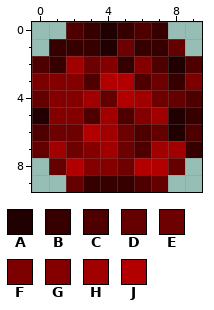
Pixel-art sprite: Content/Projectiles/Hostile/BloodBlast.png. The picture above is the old version.
The file is 20x20 pixels, drawn in blocks of 2x2; one block is one cell here. Colours within 5 levels of each other are drawn and written as one.
Palette (. is transparent): A #200000  B #370000  C #4e0000  D #650000  E #6d0000  F #7c0000  G #840000  H #a00000  J #b20000
Pixels before, first column x 0:
 0 ..CBABCB..
 1 .BBBAEBBD.
 2 CBHEGBGCAC
 3 FGGCJJCEBF
 4 DGGHDJHEDC
 5 AGGCHCGHAB
 6 CEEJHECDAC
 7 DHEGHECHHB
 8 .DJGGEJJD.
 9 ..DBBBCD..
Once edited:
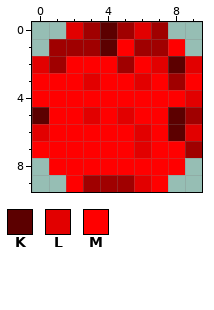
Colours new in this view: K #5c0000  L #e20000  M #ff0000
From old to new:
Changed rows in their new state; - is an unchanged pixel.
first column x 0:
 0 --LHKHLH--
 1 -HHHKMHHM-
 2 LHMMMHMLKL
 3 MMMLMMLMHM
 4 MMMMMMMMML
 5 KMMLMLMMKH
 6 LMMMMMLMKL
 7 MMMMMMLMMH
 8 -MMMMMMMM-
 9 --MHHHLM--
Where, in picture pixels (left, top, right, bottom), the same in both pictures:
changed: (32, 22, 202, 192)
